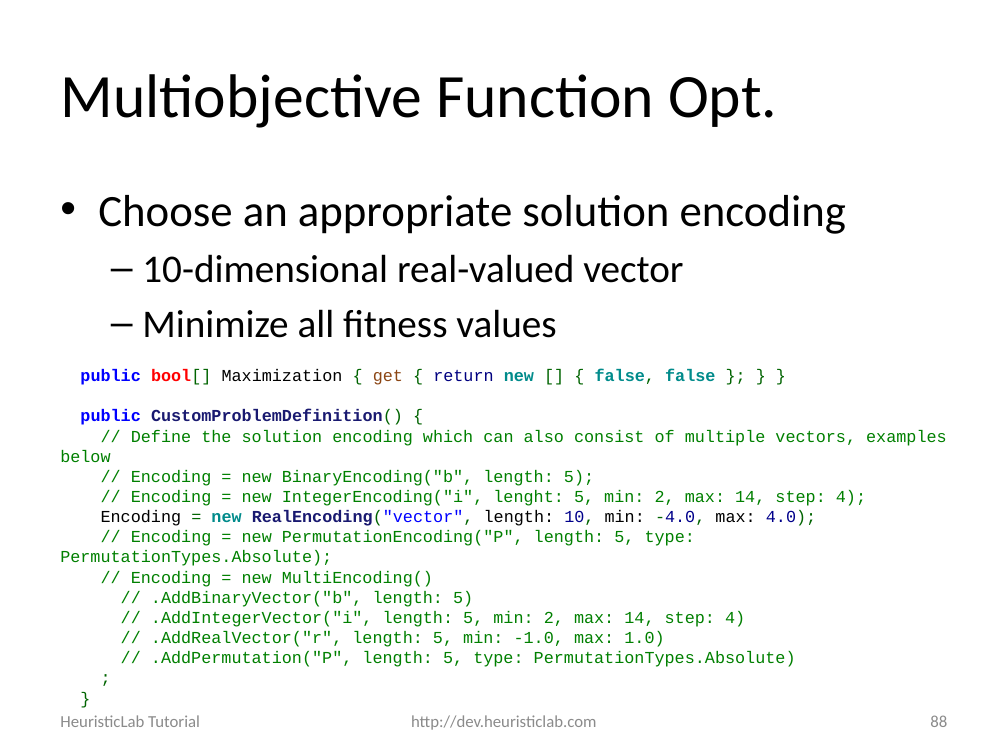
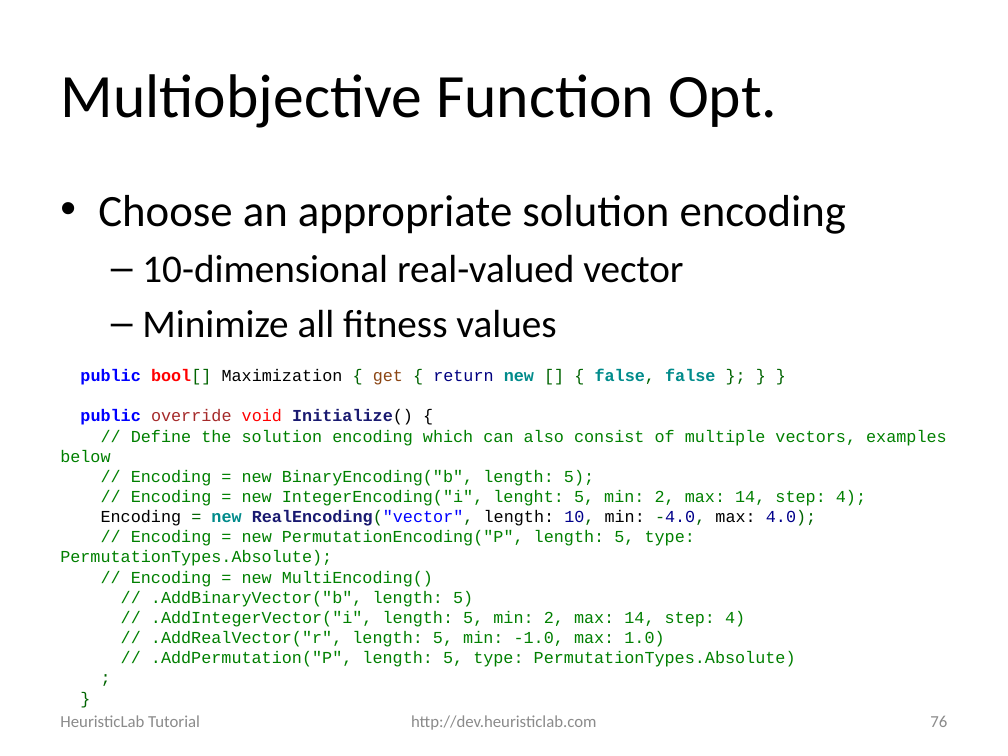
Before and after one commit to heal-research/HeuristicLab, a slide deck: slide 76 of documentation/Tutorials/Optimizing External Applications with HeuristicLab.pptx (slide 88 before the commit). Drawn at 1008x756 pixels with LibreOffice and Linux fonts; fonts in the diff are those of the drawing; background and template pictures are left out. Boxes give left, top, right and bottom in pixels: in the first picture for what was removed or moved away, otherwise in the second. Text is boxed around its words. In the diff, an @@ line names an element or a change of style, - is before the commit and + after.

```diff
--- a/documentation/Tutorials/Optimizing External Applications with HeuristicLab.pptx
+++ b/documentation/Tutorials/Optimizing External Applications with HeuristicLab.pptx
@@ text at box(80, 409, 413, 425): text changed @@
-public CustomProblemDefinition() {
+public override void Initialize() {
@@ page number at box(930, 716, 947, 727): text changed @@
-88
+76
```
Also in this commit, not shown: 17 other slides changed, 12 slides removed.
